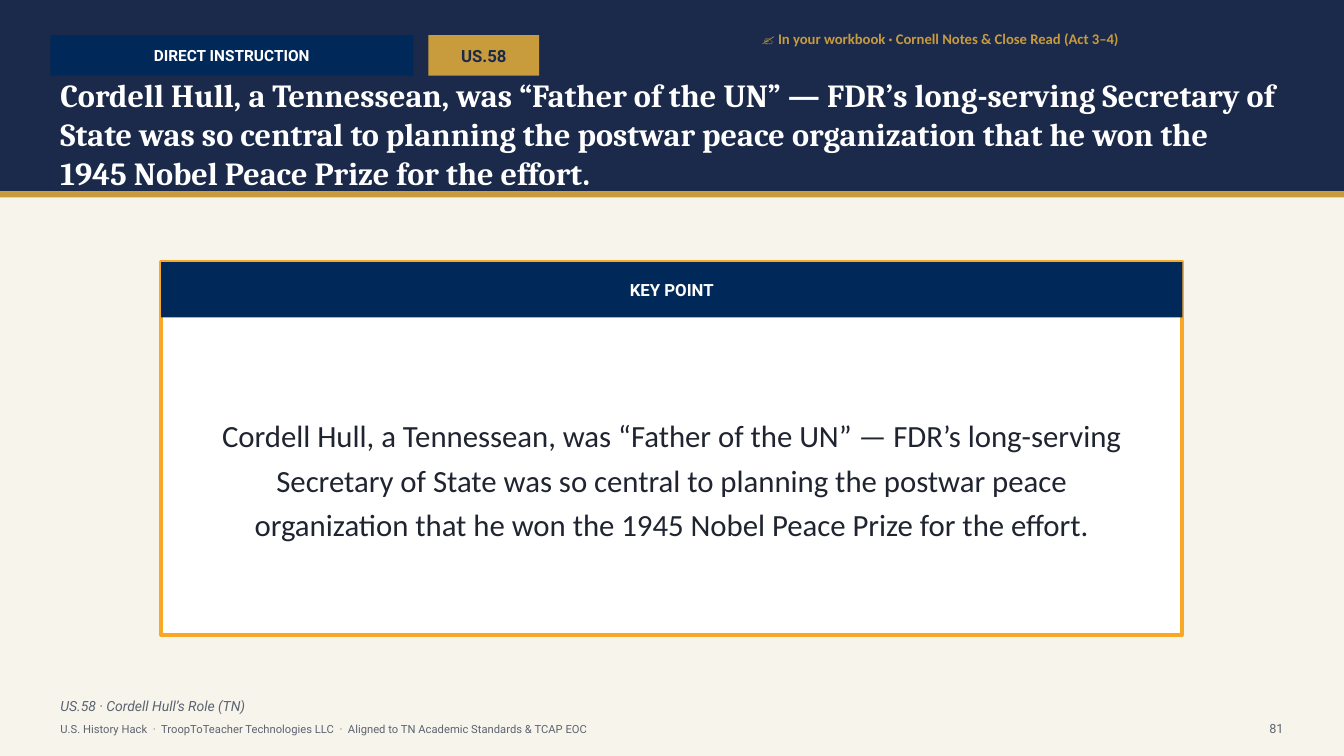
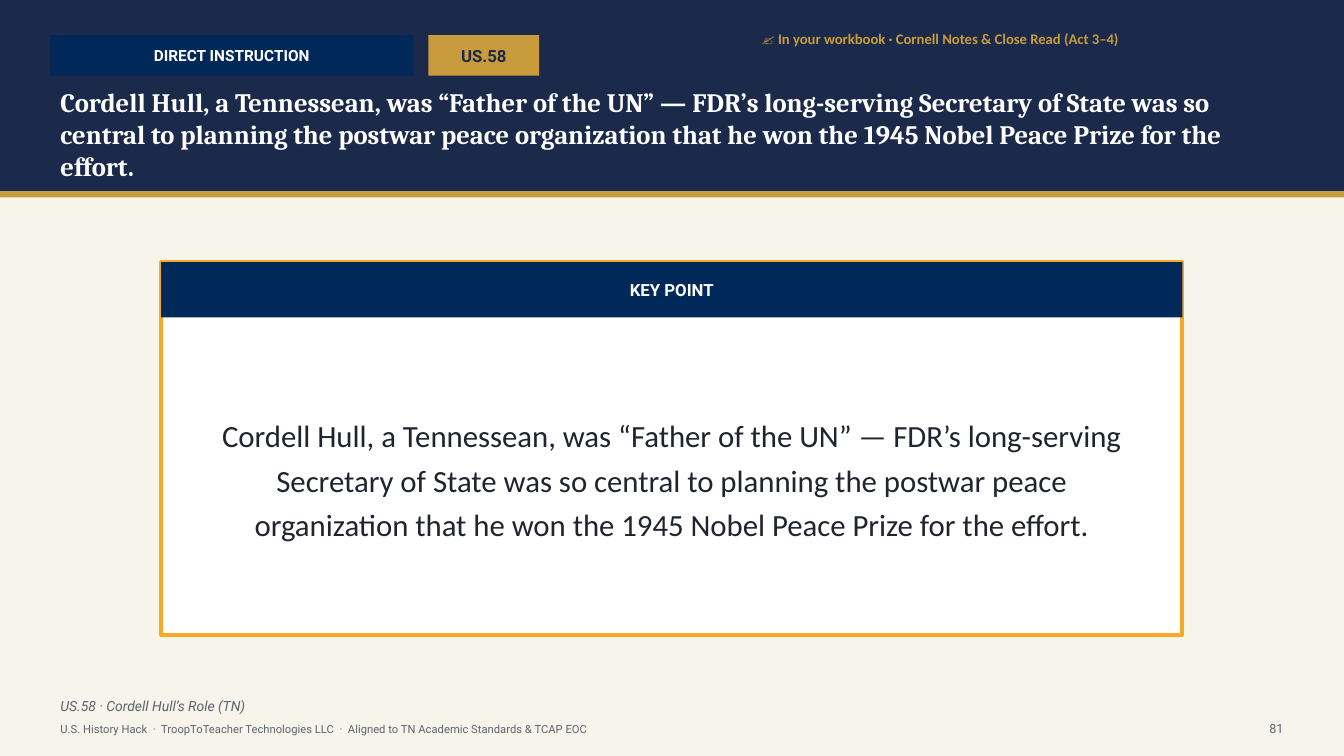
Before and after one commit to Trooptoteacher/trooptoteacher-history, a slide deck: slide 108 of 00_START_HERE/UNIT6_DECKS_BUILD/Unit6_Student_Deck_CourseStandard.pptx. Drawn at 1344x756 pixels with LibreOffice and Linux fonts; fonts in the diff are those of the drawing. Boxes give left, top, right and bottom in pixels: in the first picture for what was removed or moved away, otherwise in the second. Text is boxed around its words. In the diff, an @@ line names an element or a change of style, - is before the commit and + after.

```diff
--- a/00_START_HERE/UNIT6_DECKS_BUILD/Unit6_Student_Deck_CourseStandard.pptx
+++ b/00_START_HERE/UNIT6_DECKS_BUILD/Unit6_Student_Deck_CourseStandard.pptx
@@ text "Cordell Hull, a Tennessean, was ..." at (60, 93, 1221, 176): size 23 to 19 pt @@
```
Also in this commit, not shown: 40 other slides changed.
